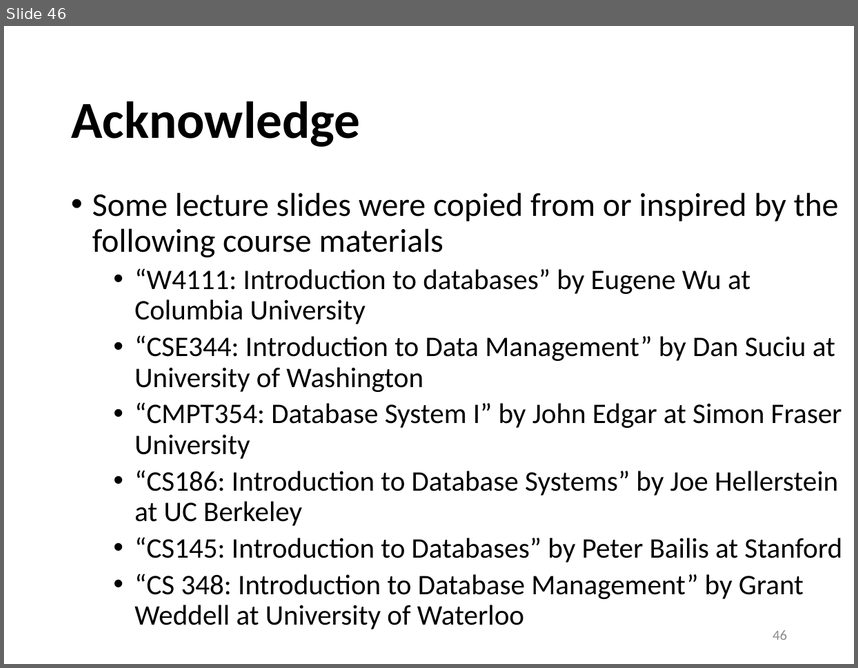
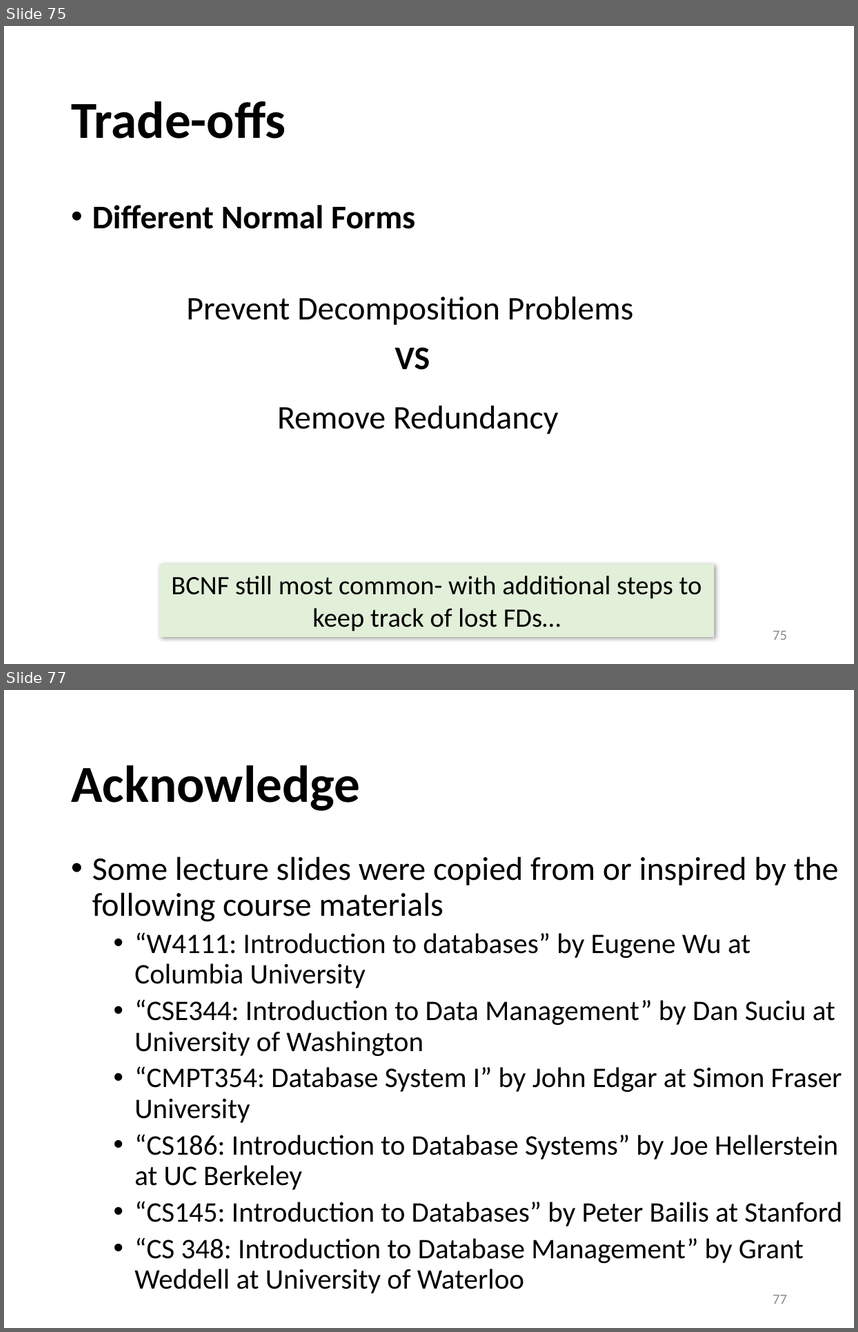
Before and after one commit to sfu-db/cmpt354, a slide deck: Lectures/lec9-design-theory.pptx. Shown one above the other, each under a label of ours: slide 46 before the commit, slides 75 and 77 after it; the slides between them are not shown. The pictures are 858x668 and 858x1332 pixels, drawn with LibreOffice and Linux fonts; fonts in the diff are those of the drawing. Boxes give left, top, right and bottom in pixels: in the first picture for what was removed or moved away, otherwise in the second. Text is boxed around its words. In the diff, an @@ line names an element or a change of style, - is before the commit and + after.

```diff
--- a/Lectures/lec9-design-theory.pptx
+++ b/Lectures/lec9-design-theory.pptx
@@ slide 75 added at box(4, 26, 854, 664), background #FFFFFF @@
@@ title added at box(71, 101, 286, 138), 44 pt, text #000000, bold @@
+Trade-offs
@@ text added at box(92, 205, 415, 229), 28 pt, text #000000, bold @@
+• Different Normal Forms
@@ text added at box(186, 296, 634, 325), 28 pt, text #000000 @@
+Prevent Decomposition Problems
@@ text added at box(395, 347, 430, 370), 28 pt, text #000000, bold @@
+VS
@@ text added at box(277, 405, 558, 434), 28 pt, text #000000 @@
+Remove Redundancy
@@ rectangle added at box(159, 564, 714, 637), fill #E2F0D9, 22.5 pt, text #000000 @@
+BCNF still most common- with additional steps to keep track of lost FDs…
@@ page number added at box(773, 630, 787, 639), 12 pt, text #8C8C8C @@
+75
@@ what was slide 46 is now slide 77 @@
@@ page number at box(773, 1294, 787, 1303): text changed @@
-46
+77
```
Also in this commit, not shown: 3 slides changed, 30 other slides added, 1 other file.
